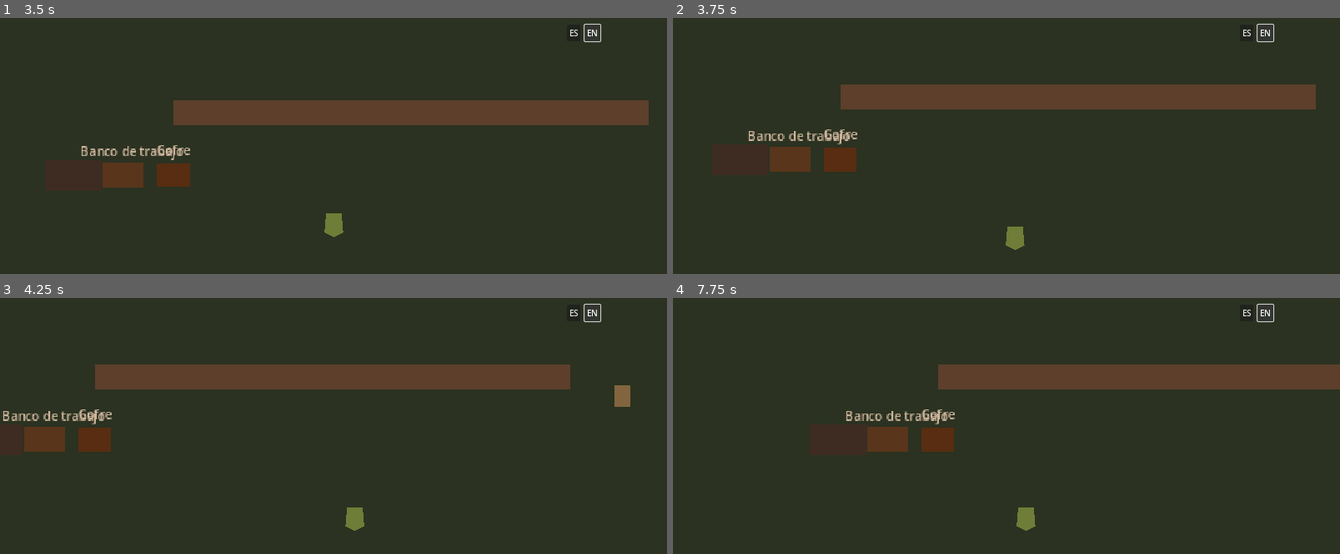
Above: before the commit, frames 1-4 (two rows, left to right).
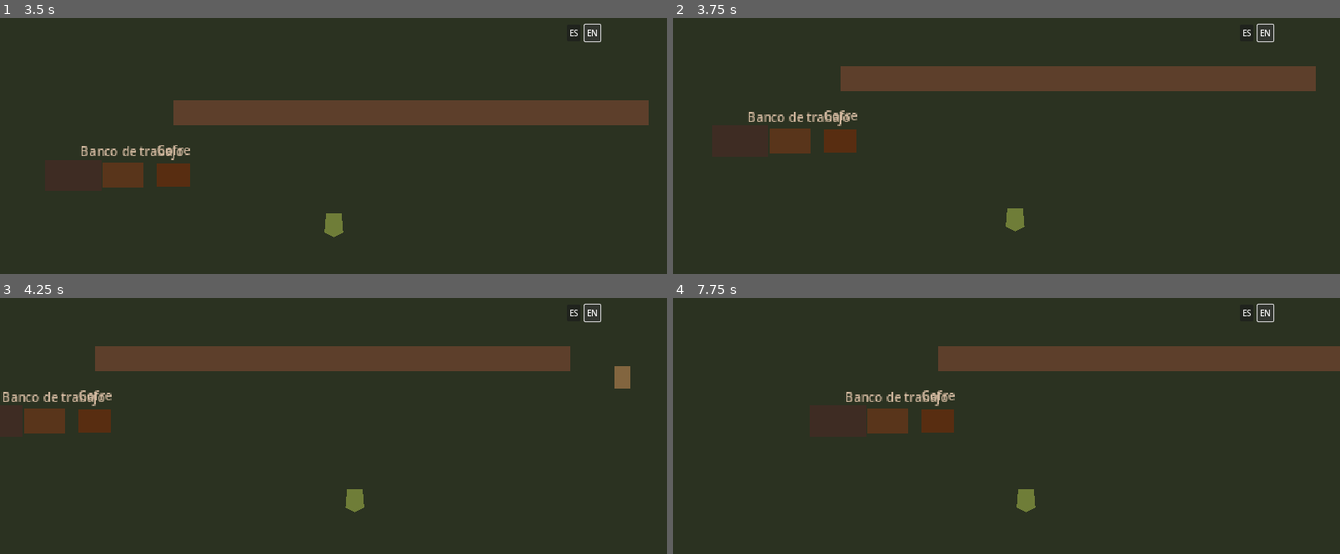
Above: after the commit, the same moments.

Repository: avarap/game1
Game: Godot game, scene res://main.tscn
Same seed, same stepped clock (60 frames per second), same inputs: the game is played once before the commit and once after it.
Inputs:
- Up to frame 1 (3.5 s): click "ES" at 0.5 s; click "EN" at 1.25 s; tap Enter at 2 s; hold D (move_right) 2.03-2.78 s; hold E (interact) 2.03-2.78 s; hold S (move_down) from 2.78 s (still down); tap E (interact) at 2.85 s
- Up to frame 2 (3.75 s): release S (move_down) at 3.53 s; hold D (move_right) from 3.53 s (still down); hold E (interact) from 3.53 s (still down)
- Up to frame 3 (4.25 s): keep holding D (move_right); keep holding E (interact)
- Up to frame 4 (7.75 s): release D (move_right) at 4.28 s; release E (interact) at 4.28 s; hold W (move_up) 4.28-5.03 s; tap E (interact) at 4.35, 5.85, 7.35 s; hold E (interact) 5.03-5.78 s; hold A (move_left) 5.03-6.53 s; hold S (move_down) 6.53-7.28 s; hold E (interact) 6.53-7.28 s; hold D (move_right) from 7.28 s (still down)

Frame 1 is identical in both runs. In frame 2, 13% of the frame differs, in the area x 11-97%, y 18-91%; in frame 3, 13%, in the area x 0-95%, y 18-91%; in frame 4, 11%.

Commit message:
feat: scope persistent actors to active zone

Diff:
--- a/world/zones/zone_manager.gd
+++ b/world/zones/zone_manager.gd
@@ -17,6 +17,9 @@
 
 @onready var zone_container: Node = get_node("../ZoneContainer")
 @onready var player: Node2D = get_node("../Player") as Node2D
+@onready var aldren: NPCController = get_node("../BrotherAldren") as NPCController
+@onready var trade_point: Area2D = get_node("../TradePoint") as Area2D
+@onready var camera: Camera2D = get_node("../Player/Camera2D") as Camera2D
 
 
 func _ready() -> void:
@@ -53,6 +56,7 @@
 	_active_zone = candidate
 	_active_zone_id = zone_id
 	player.global_position = marker.global_position
+	_configure_persistent_shell(zone_id, candidate)
 	return true
 
 
@@ -61,3 +65,50 @@
 	if String(marker_id).contains("/"):
 		return root.get_node_or_null(marker_path) as Node2D
 	return root.find_child(String(marker_id), true, false) as Node2D
+
+
+func _configure_persistent_shell(zone_id: StringName, zone: Node2D) -> void:
+	_configure_aldren(zone_id, zone)
+	_configure_trade_point(zone_id, zone)
+	_configure_camera(zone)
+
+
+func _configure_aldren(zone_id: StringName, zone: Node2D) -> void:
+	if aldren == null:
+		return
+	var is_cemetery := zone_id == &"cemetery"
+	aldren.visible = is_cemetery
+	aldren.collision_layer = 4 if is_cemetery else 0
+	aldren.process_mode = Node.PROCESS_MODE_INHERIT if is_cemetery else Node.PROCESS_MODE_DISABLED
+	if not is_cemetery:
+		return
+	var marker := _resolve_marker(zone, &"AldrenSpawn")
+	if marker != null:
+		aldren.global_position = marker.global_position
+	aldren.call_deferred("apply_current_schedule")
+
+
+func _configure_trade_point(zone_id: StringName, zone: Node2D) -> void:
+	if trade_point == null:
+		return
+	var is_village := zone_id == &"village"
+	trade_point.visible = is_village
+	trade_point.collision_layer = 2 if is_village else 0
+	if not is_village:
+		return
+	var marker := _resolve_marker(zone, &"MerchantSpot")
+	if marker != null:
+		trade_point.global_position = marker.global_position
+
+
+func _configure_camera(zone: Node2D) -> void:
+	if camera == null or not zone.has_method("get_world_rect"):
+		return
+	var value: Variant = zone.call("get_world_rect")
+	if typeof(value) != TYPE_RECT2:
+		return
+	var bounds := value as Rect2
+	camera.limit_left = int(bounds.position.x)
+	camera.limit_top = int(bounds.position.y)
+	camera.limit_right = int(bounds.end.x)
+	camera.limit_bottom = int(bounds.end.y)
